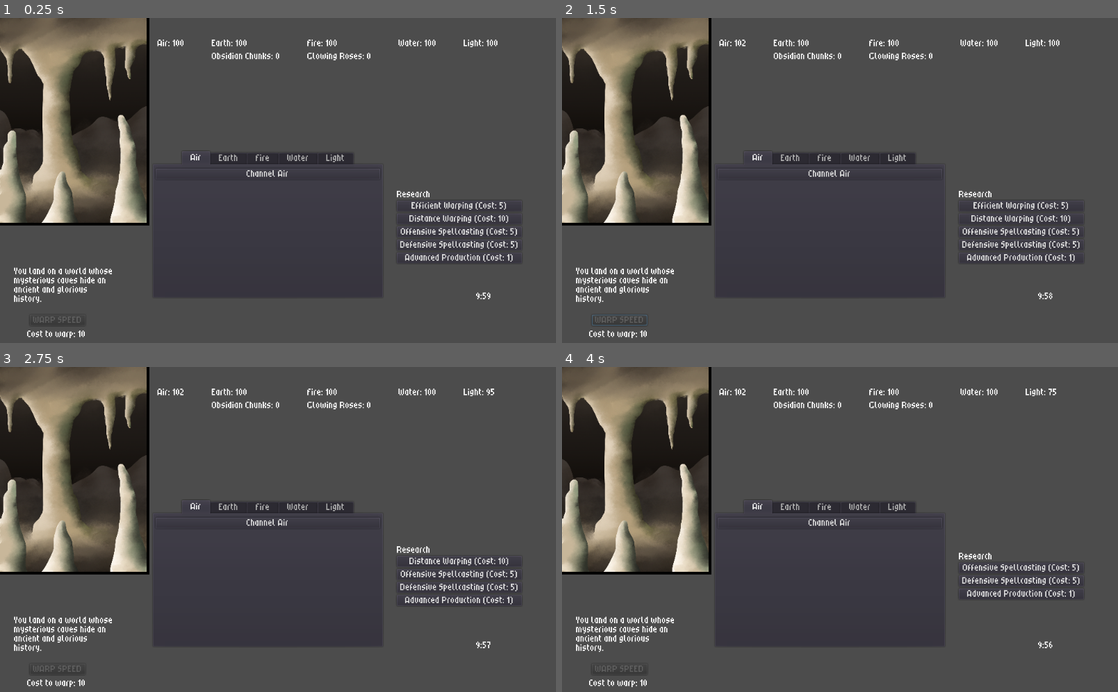
Above: before the commit, frames 1-4 (two rows, left to right).
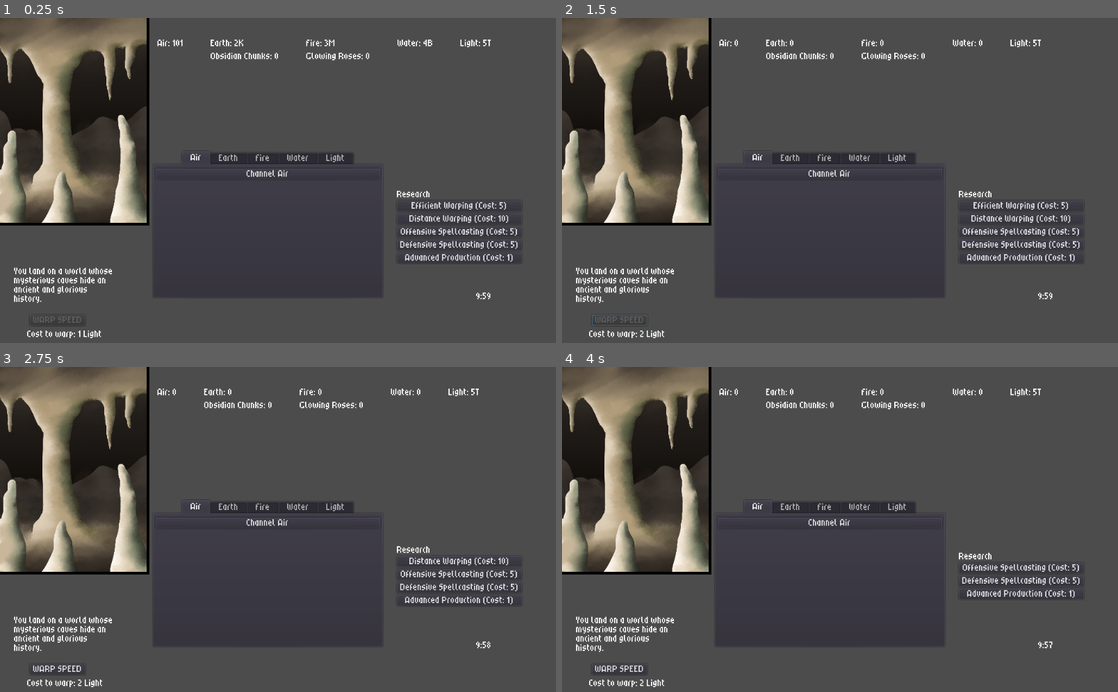
Above: after the commit, the same moments.

Repository: Kevin-Mortimer-19/Spellwarp
Game: Godot game, scene res://Scenes/Dimension.tscn
Same seed, same stepped clock (60 frames per second), same inputs: the game is played once before the commit and once after it.
Inputs (mouse positions are in pixels of both pictures, inside the frame that each line leads up to):
- Up to frame 1 (0.25 s): no input
- Up to frame 2 (1.5 s): click "Channel Air" at 0.5 s; click (617, 320) at 1.25 s, where only the run after the commit has a clickable "WARP SPEED"
- Up to frame 3 (2.75 s): click "Efficient Warping (Cost: 5)" at 2 s
- Up to frame 4 (4 s): click "Distance Warping (Cost: 10)" at 2.75 s; click "Prosperous Warping (Cost: 10)" at 3.5 s

The runs differ from the first frame. In frame 1, 0.7% of the frame differs, in the area x 14-90%, y 6-99%; in frame 2, 0.8%; in frame 3, 0.9%, in the area x 5-89%, y 6-99%; in frame 4, 0.9%.

Commit message:
display characters for big numbers + warp updates

Diff:
--- a/Scenes/Dimension.tscn
+++ b/Scenes/Dimension.tscn
@@ -180,39 +180,39 @@
 margin_bottom = -4.0
 
 [node name="Button1" type="Button" parent="TabContainer/Air"]
-margin_right = 412.0
+margin_right = 413.0
 margin_bottom = 20.0
 text = "Channel Air"
 
 [node name="Gather" type="Button" parent="TabContainer/Air" groups=["air"]]
 margin_top = 24.0
-margin_right = 412.0
+margin_right = 413.0
 margin_bottom = 44.0
 text = "Bottle Cloud Puffs"
 
 [node name="Passive1" type="Button" parent="TabContainer/Air" groups=["air", "passive_button"]]
 margin_top = 48.0
-margin_right = 412.0
+margin_right = 413.0
 margin_bottom = 68.0
 
 [node name="Timer" type="Timer" parent="TabContainer/Air/Passive1"]
 
 [node name="Label1" type="Label" parent="TabContainer/Air"]
 margin_top = 72.0
-margin_right = 412.0
+margin_right = 413.0
 margin_bottom = 86.0
 align = 1
 
 [node name="Passive2" type="Button" parent="TabContainer/Air" groups=["air"]]
 margin_top = 90.0
-margin_right = 412.0
+margin_right = 413.0
 margin_bottom = 110.0
 
 [node name="Timer" type="Timer" parent="TabContainer/Air/Passive2"]
 
 [node name="Label2" type="Label" parent="TabContainer/Air"]
 margin_top = 114.0
-margin_right = 412.0
+margin_right = 413.0
 margin_bottom = 128.0
 align = 1
 
@@ -376,7 +376,6 @@
 text = "WARP SPEED"
 
 [node name="Timer" type="Timer" parent="WARP_SPEED"]
-wait_time = 10.0
 
 [node name="Label" type="Label" parent="WARP_SPEED"]
 margin_left = -5.30328
@@ -407,14 +406,16 @@
 autowrap = true
 clip_text = true
 
-[node name="Background" type="Sprite" parent="."]
+[node name="UI" type="Node" parent="."]
+
+[node name="Background" type="Sprite" parent="UI"]
 position = Vector2( 112.5, 157.5 )
 
-[node name="Line1" type="Line2D" parent="."]
+[node name="Line1" type="Line2D" parent="UI"]
 width = 5.0
 default_color = Color( 0, 0, 0, 1 )
 
-[node name="Line2" type="Line2D" parent="."]
+[node name="Line2" type="Line2D" parent="UI"]
 
 [connection signal="pressed" from="Research/Warp1" to="Research" method="_on_warp1_pressed"]
 [connection signal="pressed" from="Research/Warp2" to="Research" method="_on_warp2_pressed"]
--- a/Scripts/BigScript.gd
+++ b/Scripts/BigScript.gd
@@ -11,7 +11,6 @@
 onready var fire_label: Label = $Elements/Fire/Count
 onready var water_label: Label = $Elements/Water/Count
 onready var light_label: Label = $Elements/Light/Count
-#onready var light_label: Label = $LightHBox/LightLabel
 
 onready var Resource_Controller = $Resource_Controller
 onready var Passive_Controller = $PassiveController
@@ -20,9 +19,9 @@
 onready var Warp_Timer = $WARP_SPEED/Timer
 onready var Warp_Label = $WARP_SPEED/Label
 onready var LogBox = $LogBox
-onready var Background = $Background
-onready var BGSideLine = $Line1
-onready var BGBottomLine = $Line2
+onready var Background = $UI/Background
+onready var BGSideLine = $UI/Line1
+onready var BGBottomLine = $UI/Line2
 
 onready var Storage = StoredEnergy
 
@@ -32,12 +31,14 @@
 var water_count: int = 0
 var light_count: int = 0
 
+var warp_count: int = 0
+
 var air_clicker = 1
 var earth_clicker = 1
 var fire_clicker = 1
 var water_clicker = 1
 
-var warp_cost = 10
+var warp_cost: int
 var warp_ready: bool = false
 
 var list = ResourceList
@@ -47,26 +48,31 @@
 var current_dim = dim.new(1,1,1,1)
 
 func _ready():
-	Warp_Label.text = "Cost to warp: %s" % str(warp_cost)
+	warp_count = StoredEnergy.warp
 	if Warp_Timer.is_stopped():
 		Warp_Timer.start()
 	rng.randomize()
 	new_dimension()
 
-	#TEMP
-	air_count = 100
-	earth_count = 100
-	fire_count = 100
-	water_count = 100
-	light_count = 100
+	air_count = StoredEnergy.air
+	earth_count = StoredEnergy.earth
+	fire_count = StoredEnergy.fire
+	water_count = StoredEnergy.water
+	light_count = StoredEnergy.light
+
+	warp_cost += warp_cost_change()
+	if warp_cost == 0:
+		warp_cost = 1
+
+	Warp_Label.text = "Cost to warp: %s Light" % str(warp_cost)
 
 	dimension_attributes(current_dim.get_resource_1())
 
-	air_label.text = "Air: %s" % air_count
-	earth_label.text = "Earth: %s" % earth_count
-	fire_label.text = "Fire: %s" % fire_count
-	water_label.text = "Water: %s" % water_count
-	light_label.text = "Light: %s" % light_count
+	ElementUI.display_element(air_label, "Air: %s", air_count)
+	ElementUI.display_element(earth_label, "Earth: %s", earth_count)
+	ElementUI.display_element(fire_label, "Fire: %s", fire_count)
+	ElementUI.display_element(water_label, "Water: %s", water_count)
+	ElementUI.display_element(light_label, "Light: %s", light_count)
 
 	if ResearchDB.prod_1():
 		for r in get_tree().get_nodes_in_group("advanced"):
@@ -84,19 +90,19 @@
 	match element:
 		list.RES.AIR, list.RES.SUBAIR:
 			air_count = air_count + amount if air_count + amount >= 0 else 0
-			air_label.text = "Air: %s" % air_count
+			ElementUI.display_element(air_label, "Air: %s", air_count)
 		list.RES.EARTH, list.RES.SUBEARTH:
 			earth_count = earth_count + amount if earth_count + amount >= 0 else 0
-			earth_label.text = "Earth: %s" % earth_count
+			ElementUI.display_element(earth_label, "Earth: %s", earth_count)
 		list.RES.FIRE, list.RES.SUBFIRE:
 			fire_count = fire_count + amount if fire_count + amount >= 0 else 0
-			fire_label.text = "Fire: %s" % fire_count
+			ElementUI.display_element(fire_label, "Fire: %s", fire_count)
 		list.RES.WATER, list.RES.SUBWATER:
 			water_count = water_count + amount if water_count + amount >= 0 else 0
-			water_label.text = "Water: %s" % water_count
+			ElementUI.display_element(water_label, "Water: %s", water_count)
 		list.RES.LIGHT:
 			light_count = light_count + amount if light_count + amount >= 0 else 0
-			light_label.text = "Light: %s" % light_count
+			ElementUI.display_element(light_label, "Light: %s", light_count)
 
 func get_element(element):
 	match element:
@@ -187,9 +193,10 @@
 
 
 func store_energy():
-	Storage.update(air_count, earth_count, fire_count, water_count, light_count)
+	Storage.update(air_count, earth_count, fire_count, water_count, light_count, warp_count)
 
 func new_dimension():
+	warp_count += 1
 	Resource_Controller.wipe()
 	Passive_Controller.reset()
 	air_clicker = rng.randi_range(1,5)
@@ -210,16 +217,23 @@
 		add_element(-1 * fire_count, list.RES.FIRE)
 		add_element(-1 * water_count, list.RES.WATER)
 
+func warp_cost_change() -> int:
+	var delta = int(warp_count * warp_count * log(warp_count))
+	return delta if delta > 0 else 1
+
+func warp():
+	warp_cost += warp_cost_change()
+	Warp_Label.text = "Cost to warp: %s Light" % str(warp_cost)
+	Time_Until_End.reset()
+	new_dimension()
+	if Warp_Timer.is_stopped():
+		Warp_Timer.start()
+	warp_ready = false
+
 func _on_warp_button_pressed():
 	if light_count >= warp_cost:
 		add_element(-1 * warp_cost, list.RES.LIGHT)
-		warp_cost += 2 * warp_cost
-		Warp_Label.text = "Cost to warp: %s" % str(warp_cost)
-		Time_Until_End.reset()
-		new_dimension()
-		Warp_Button.disabled = true
-		if Warp_Timer.is_stopped():
-			Warp_Timer.start()
+		warp()
 
 func _on_warp_timer_timeout():
 	warp_ready = true
@@ -228,6 +242,5 @@
 	for r in get_tree().get_nodes_in_group("advanced"):
 		r.visible = true
 
-
 func _on_TabContainer_tab_changed(tab):
 	SoundPlayer.play_category(SoundPlayer.PAGETURNSOUNDS)
--- /dev/null
+++ b/Scripts/ElementUI.gd
@@ -0,0 +1,18 @@
+extends Node
+
+const thousand = 1000
+const million = 1000000
+const billion = 1000000000
+const trillion = 1000000000000
+
+func display_element(label, s, count):
+	if count > trillion:
+		label.text = s % str(count / trillion) + "T"
+	elif count > billion:
+		label.text = s % str(count / billion) + "B"
+	elif count > million:
+		label.text = s % str(count / million) + "M"
+	elif count > thousand:
+		label.text = s % str(count / thousand) + "K"
+	else:
+		label.text = s % count
--- a/Scripts/ResourceCreator.gd
+++ b/Scripts/ResourceCreator.gd
@@ -72,5 +72,10 @@
 func buy() -> int:
 	amount += 1
 	var current_cost = cost
-	cost += base_cost * amount
+	if amount >= 50:
+		cost += base_cost * 10
+	elif amount >= 25:
+		cost += base_cost * 5
+	else:
+		cost += base_cost
 	return current_cost
--- a/Scripts/StoredEnergy.gd
+++ b/Scripts/StoredEnergy.gd
@@ -1,14 +1,16 @@
 class_name Stored_Energy extends Node
 
-var air: int = 0
-var earth: int = 0
-var fire: int = 0
-var water: int = 0
-var light: int = 0
+var air: int = 101
+var earth: int = 2002
+var fire: int = 3000300
+var water: int = 4000040000
+var light: int = 5000000500000
+var warp: int = 0
 
-func update(a, e, f, w, l):
+func update(a, e, f, w, l, c):
 	air = a
 	earth = e
 	fire = f
 	water = w
 	light = l
+	warp = c
--- a/project.godot
+++ b/project.godot
@@ -55,6 +55,7 @@
 StoredEnergy="*res://Scripts/StoredEnergy.gd"
 ResearchDB="*res://Scripts/ResearchDB.gd"
 Monster="*res://Scripts/Monster.gd"
+ElementUI="*res://Scripts/ElementUI.gd"
 
 [gui]
 
